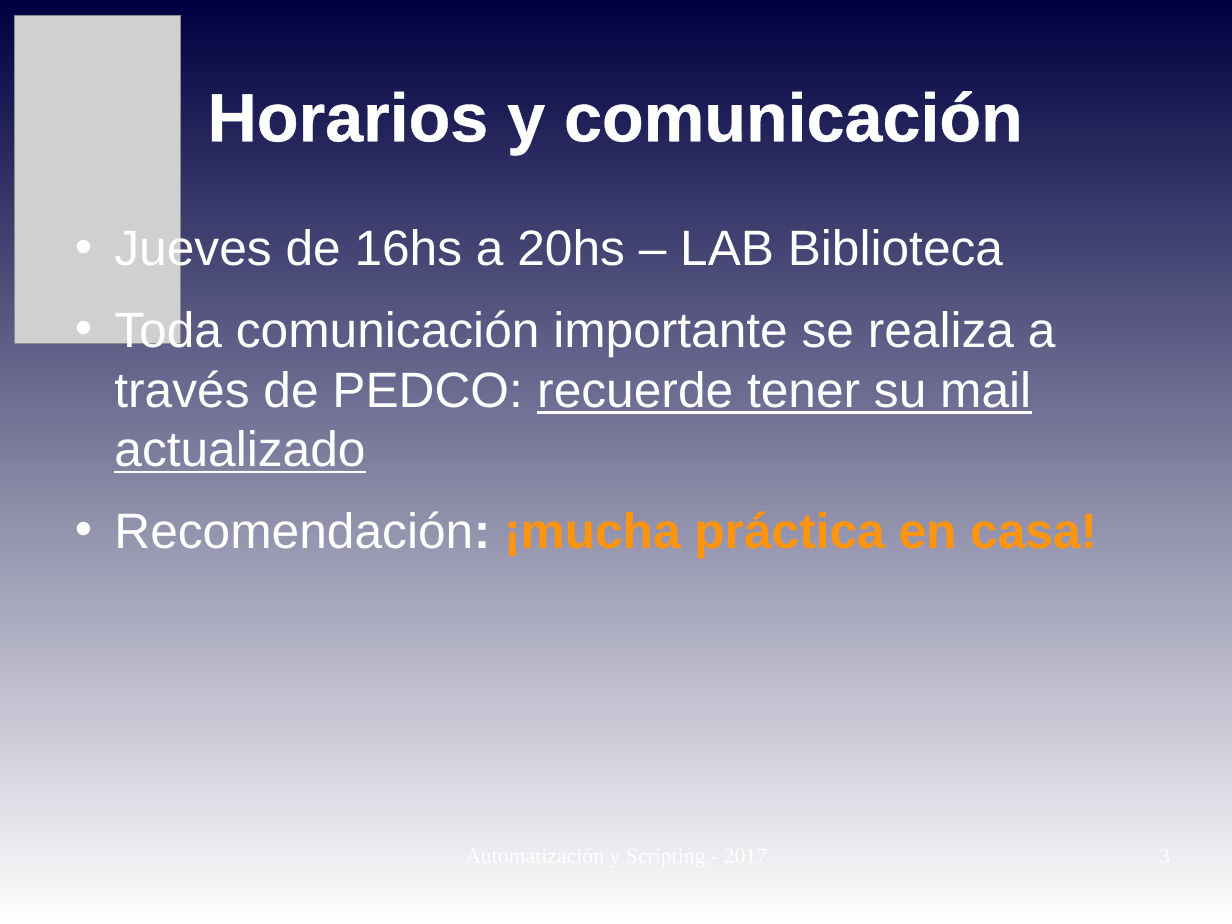
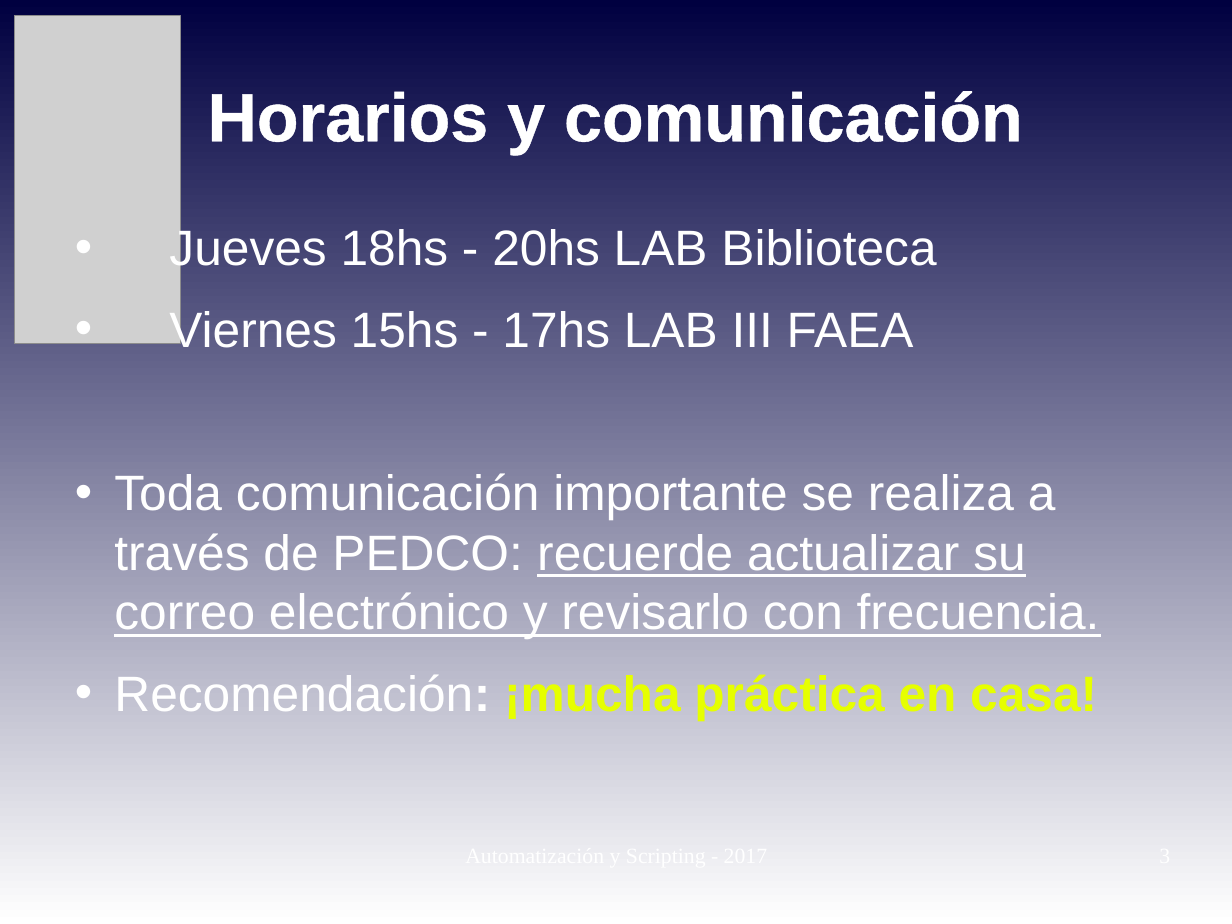
Before and after one commit to niniadcobre/-AutoyScripting, a slide deck: slide 3 of clases/AYS_clase01.odp. Drawn at 1232x924 pixels with LibreOffice and Linux fonts; fonts in the diff are those of the drawing; grey boxes stand for pictures. Boxes give left, top, right and bottom in pixels: in the first picture for what was removed or moved away, otherwise in the second. Text is boxed around its words. In the diff, an @@ line names an element or a change of style, - is before the commit and + after.

```diff
--- a/clases/AYS_clase01.odp
+++ b/clases/AYS_clase01.odp
@@ text at [114,226,1100,639]: text changed @@
-• Jueves de 16hs a 20hs – LAB Biblioteca
-• Toda comunicación importante se realiza a través de PEDCO: recuerde tener su mail actualizado
+• Jueves 18hs - 20hs LAB Biblioteca
+• Viernes 15hs - 17hs LAB III FAEA
+• Toda comunicación importante se realiza a través de PEDCO: recuerde actualizar su correo electrónico y revisarlo con frecuencia.
@@ text at [114,674,1097,721]: text colour #FF950E to #E6FF00 in "¡mucha práctica en casa!" @@
```
Also in this commit, not shown: 5 other slides changed, 3 slides added, 3 other files.
